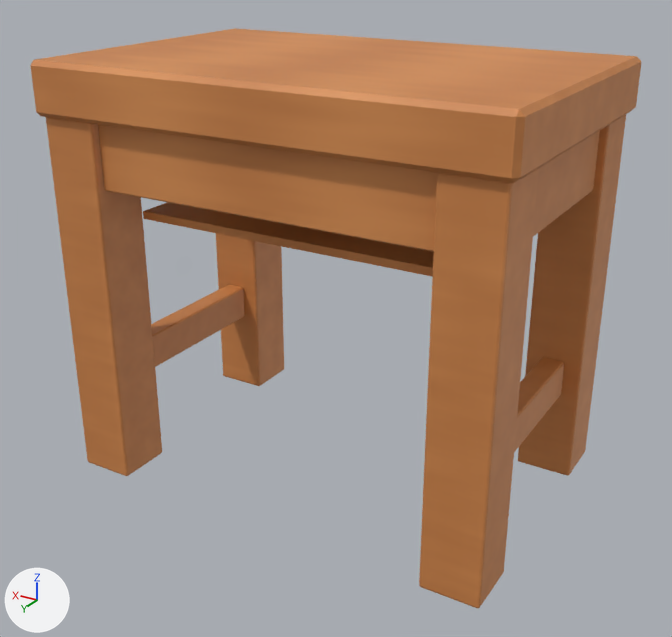
An edit to the Blender file game/assets-src/nightstand/blender/nightstand-master.blend, drawn before and after from the same camera.
The view is the same before and after, from a camera (50 mm lens) standing at (-0.582, 0.978, 0.702) and looking at (-0.004, 0.013, 0.22). Every picture has the same lights, and +X, +Y and +Z are marked at lower left. The first picture is the older version.

Names of what the first picture shows: 'Apron_B', 'Apron_L', 'Drawer_Box_Bottom', 'Leg_LB', 'Leg_LF', 'Leg_RB', 'Leg_RF', 'Stretcher_L', 'Stretcher_R', 'TopSlab'.
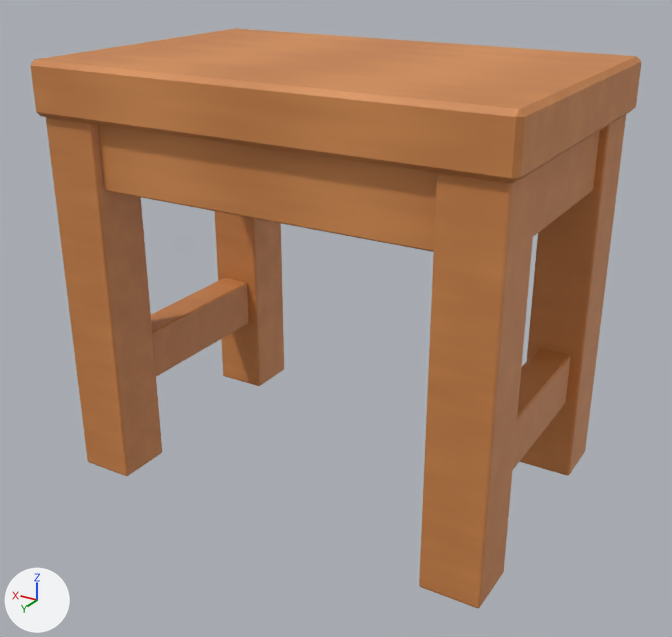
Diff of the bpy script that builds the scene:
```diff
--- a/game/assets-src/nightstand/blender/nightstand-master.blend.py
+++ b/game/assets-src/nightstand/blender/nightstand-master.blend.py
@@ me_stretcher_l @@
 # used by ob_stretcher_l; location = (0.0, 0.0, 0.0)
-me_stretcher_l.from_pydata(...)  # 8 vertices, 6 faces; spans x -0.273..-0.243, y -0.119..0.119, z 0.12..0.17
+me_stretcher_l.from_pydata(...)  # 8 vertices, 6 faces; spans x -0.281..-0.236, y -0.119..0.119, z 0.11..0.18
+# me_stretcher_l part 1: the whole mesh is scaled about its middle by (1.5, 1, 1.4)
 me_stretcher_l.materials.append(mat_wood)
@@ me_stretcher_r @@
 # used by ob_stretcher_r; location = (0.0, 0.0, 0.0)
-me_stretcher_r.from_pydata(...)  # 8 vertices, 6 faces; spans x 0.243..0.273, y -0.119..0.119, z 0.12..0.17
+me_stretcher_r.from_pydata(...)  # 8 vertices, 6 faces; spans x 0.236..0.281, y -0.119..0.119, z 0.11..0.18
+# me_stretcher_r part 2: the whole mesh is scaled about its middle by (1.5, 1, 1.4)
 me_stretcher_r.materials.append(mat_wood)
@@ ob_drawer_box_bottom @@
-ob_drawer_box_bottom = bpy.data.objects.new('Drawer_Box_Bottom', me_drawer_box_bottom)
-ob_drawer_box_bottom.location = (0.0, 0.0, 0.0)
```

Where the change shows, as pixel boxes (x1, y1, x2, y2) in the pictures (672 x 637 px):
'Drawer_Box_Bottom', deleted (brown): before (143, 202, 434, 277)
'Stretcher_R', rescaled (19% taller): before (152, 285, 245, 367); after (151, 278, 249, 376)
'Stretcher_L', rescaled: before (514, 357, 564, 452); after (513, 349, 571, 469)
